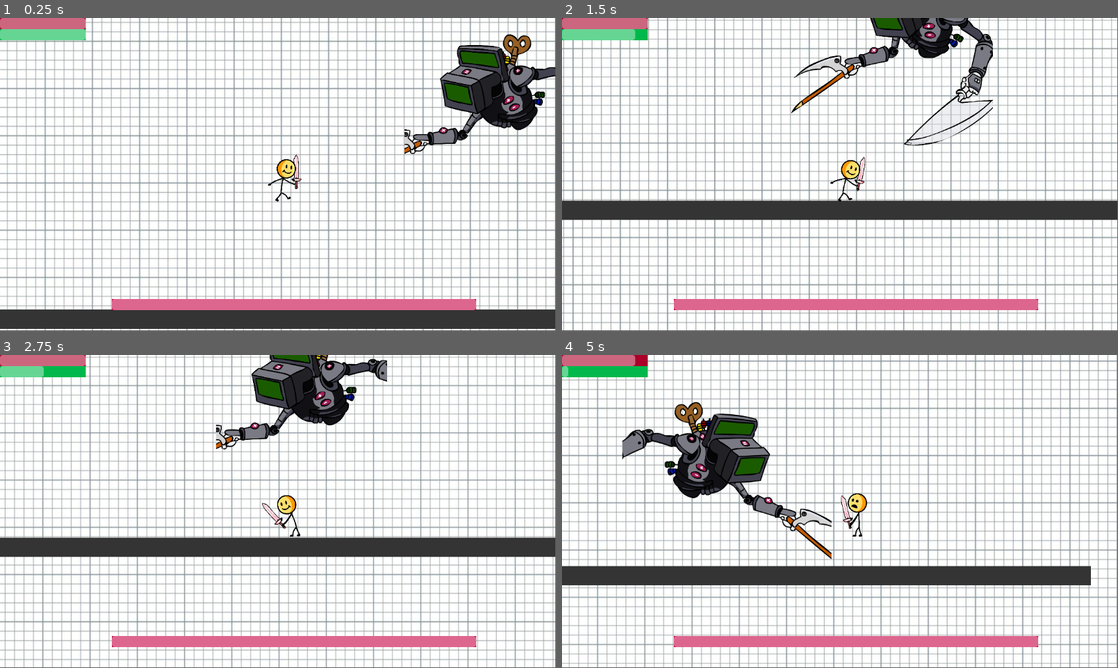
Above: before the commit, frames 1-4 (two rows, left to right).
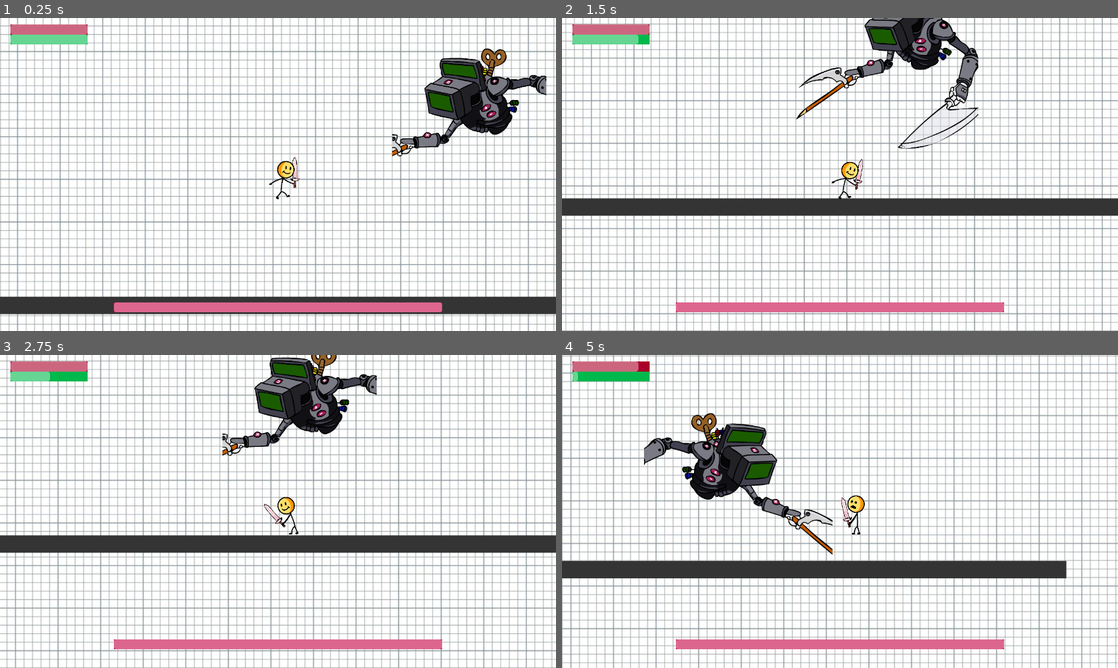
Above: after the commit, the same moments.

Repository: Jasmine502/Dungeon-52
Game: Godot game, scene res://test_level.tscn
The game is run twice, just before and just after one commit, with the same random seed, the same clock (stepped at 60 frames per second) and the same inputs.
Inputs:
- Up to frame 1 (0.25 s): no input
- Up to frame 2 (1.5 s): hold Right (move_right) from 0.53 s (still down); tap Space (attack) at 0.6 s; tap Up (jump) at 0.77 s; tap X (parry) at 0.8, 1.35 s
- Up to frame 3 (2.75 s): tap Up (jump) at 1.52 s; tap Down (roll) at 1.55, 2.1 s; release Right (move_right) at 2.03 s; hold Left (move_left) from 2.03 s (still down); tap Space (attack) at 2.3 s
- Up to frame 4 (5 s): release Left (move_left) at 2.78 s; hold Right (move_right) 2.78-4.28 s; tap Space (attack) at 2.85, 4.55 s; tap Up (jump) at 3.02, 3.77, 4.52 s; tap X (parry) at 3.05, 3.6 s; tap Down (roll) at 3.8, 4.35 s; hold Left (move_left) from 4.28 s (still down)
In our replay, the window is 799x449 before the commit and 800x450 after it. These sizes can differ from the game's own. Grey fills any space a smaller window leaves; there, only what the larger window draws over its background counts as a difference.

The runs differ from the first frame. In frame 1, 44% of the frame differs, in the area x 0-100%, y 0-100%; in frame 2, 40%; in frame 3, 39%; in frame 4, 43%.

Commit message:
Flesh hit bugfix

Diff:
--- a/game/Enemies/Bosses/Calculator/calculator.gd
+++ b/game/Enemies/Bosses/Calculator/calculator.gd
@@ -411,8 +411,9 @@
 	# Do NOT trigger low health check or knockback again.
 	if was_parry_stunned:
 		# Optionally, restart the error animation briefly for visual feedback?
-		if is_instance_valid(animated_sprite):
-			animated_sprite.play("error", -1, 1.5) # Play faster? Or restart?
+		if is_instance_valid(animated_sprite) and animated_sprite.animation == "error":
+			# Restart animation to give visual feedback on consecutive hits during stun
+			animated_sprite.play("error")
 		return
 
 	# --- 5. If NOT parry-stunned, check for standard low-health reaction ---
@@ -606,16 +607,15 @@
 	   not attack_hit_registered_this_action and \
 	   body.is_in_group("player"):
 
-		# Cast to player type for type safety, though group check is main guard
 		var player = body as CharacterBody2D
 		if not is_instance_valid(player): return
 
-		# Check player methods BEFORE calling them
 		if player.has_method("take_damage"):
-			play_sound(hit_player_sfx_player, pencil_hit_sounds)
-			# Pass self (Calculator node) as damage_source_node
-			player.call("take_damage", pencil_jab_damage, self, global_position)
-			attack_hit_registered_this_action = true # Prevent multi-hit
+			# Call take_damage and check its return value
+			var damage_processed = player.call("take_damage", pencil_jab_damage, self, global_position)
+			if damage_processed: # Only play sound if damage wasn't ignored (by roll etc.)
+				play_sound(hit_player_sfx_player, pencil_hit_sounds)
+			attack_hit_registered_this_action = true # Prevent multi-hit regardless of sound
 			pencil_hitbox_shape.set_deferred("disabled", true) # Disable immediately
 
 func _on_protractor_hitbox_body_entered(body: Node2D):
@@ -628,10 +628,11 @@
 		if not is_instance_valid(player): return
 
 		if player.has_method("take_damage"):
-			play_sound(hit_player_sfx_player, protractor_hit_sounds)
-			# Pass self (Calculator node) as damage_source_node
-			player.call("take_damage", protractor_slice_damage, self, global_position)
-			attack_hit_registered_this_action = true # Prevent multi-hit
+			# Call take_damage and check its return value
+			var damage_processed = player.call("take_damage", protractor_slice_damage, self, global_position)
+			if damage_processed: # Only play sound if damage wasn't ignored (by roll etc.)
+				play_sound(hit_player_sfx_player, protractor_hit_sounds)
+			attack_hit_registered_this_action = true # Prevent multi-hit regardless of sound
 			protractor_hitbox_shape.set_deferred("disabled", true) # Disable immediately
 
 
--- a/game/Player/player.gd
+++ b/game/Player/player.gd
@@ -580,7 +580,8 @@
 
 
 # --- Damage & Death ---
-func take_damage(amount: int, damage_source_node: Node = null, damage_source_position: Vector2 = global_position) -> void:
+# MODIFIED: Returns bool indicating if damage/parry was processed
+func take_damage(amount: int, damage_source_node: Node = null, damage_source_position: Vector2 = global_position) -> bool:
 	# --- 1. Check for Successful Parry ---
 	if is_parrying_successfully():
 		print("Parry Attempt vs incoming damage!") # Debug
@@ -588,20 +589,18 @@
 			damage_source_node.trigger_parried_state() # Tell the enemy it got parried
 			print("Parry Successful against:", damage_source_node.name) # Debug
 			play_sound(parry_sfx_player, parry_success_sounds) # Play parry success sound
-			# Optional: Gain brief invulnerability or restore some stamina on successful parry?
-			# current_stamina = min(max_stamina, current_stamina + 10)
 			_end_parry() # Reset parry state immediately after success
 		else:
 			# Still counts as a successful parry even if enemy can't react, play sound
 			play_sound(parry_sfx_player, parry_success_sounds)
 			printerr("WARNING (Player): Parry successful but damage_source_node invalid or missing trigger_parried_state:", damage_source_node)
 			_end_parry() # Still end parry state
-		return # Crucial: Do not proceed to take damage if parried
+		return true # Crucial: Indicate parry was successful
 
 	# --- 2. Check for Other Invulnerabilities (e.g., Roll) ---
 	if is_invulnerable():
 		# print("Damage ignored due to invulnerability (Rolling/Hit)") # Debug
-		return # Do not take damage
+		return false # Crucial: Indicate damage was ignored
 
 	# --- 3. Process Damage Taken ---
 	current_hp = max(0, current_hp - amount)
@@ -636,6 +635,8 @@
 		velocity.x = knockback_direction.x * knockback_strength
 		velocity.y = knockback_direction.y * knockback_strength * 0.5 - 100 # Add a small upward pop
 
+	return true # Indicate damage was processed (taken or killed)
+
 
 # Helper function to check standard invulnerability conditions (Roll iFrames)
 func is_invulnerable() -> bool:
--- a/game/UI/GameUI.tscn
+++ b/game/UI/GameUI.tscn
@@ -15,22 +15,32 @@
 script = ExtResource("1_ltpa0")
 
 [node name="PlayerHPBar" type="ProgressBar" parent="."]
-offset_right = 178.0
-offset_bottom = 23.0
+offset_left = 24.0
+offset_top = 15.0
+offset_right = 202.0
+offset_bottom = 38.0
 theme_override_styles/background = SubResource("StyleBoxFlat_lwtm8")
 show_percentage = false
 
 [node name="PlayerStaminaBar" type="ProgressBar" parent="."]
-offset_top = 23.0
-offset_right = 178.0
-offset_bottom = 46.0
+offset_left = 24.0
+offset_top = 38.0
+offset_right = 202.0
+offset_bottom = 61.0
 theme_override_styles/background = SubResource("StyleBoxFlat_hqqrp")
 show_percentage = false
 
 [node name="BossHPBar" type="ProgressBar" parent="."]
-offset_left = 232.0
-offset_top = 583.0
-offset_right = 988.0
-offset_bottom = 606.0
+anchors_preset = 7
+anchor_left = 0.5
+anchor_top = 1.0
+anchor_right = 0.5
+anchor_bottom = 1.0
+offset_left = -378.0
+offset_top = -66.0
+offset_right = 378.0
+offset_bottom = -43.0
+grow_horizontal = 2
+grow_vertical = 0
 theme_override_styles/background = SubResource("StyleBoxFlat_dgedd")
 show_percentage = false
--- a/game/project.godot
+++ b/game/project.godot
@@ -14,6 +14,12 @@
 run/main_scene="uid://bcfmhvodla6wg"
 config/features=PackedStringArray("4.4", "Forward Plus")
 config/icon="res://icon.svg"
+
+[display]
+
+window/size/viewport_width=1280
+window/size/viewport_height=720
+window/size/mode=2
 
 [global_group]
 
